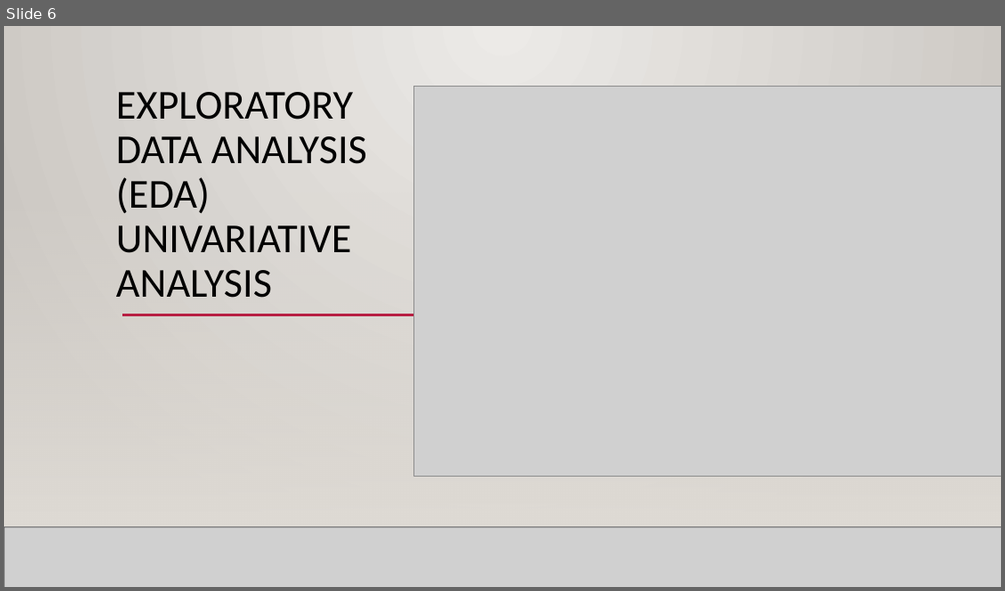
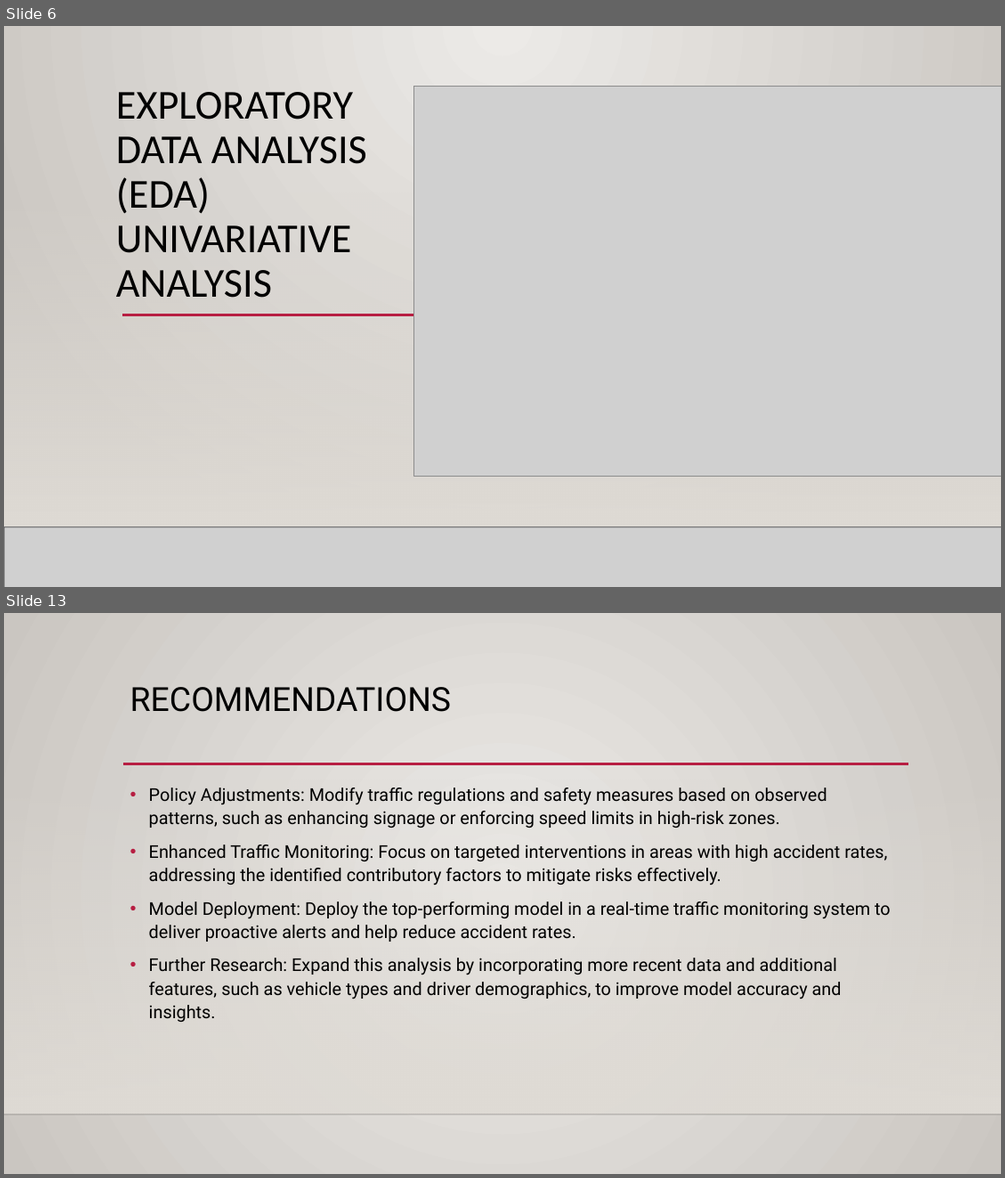
Before and after one commit to djdrjeff/phase3project_KelvinNjenga, a slide deck: Presentation1.pptx. Shown one above the other, each under a label of ours: slide 6 before the commit, slides 6 and 13 after it; the slides between them are not shown. The pictures are 1005x591 and 1005x1178 pixels, drawn with LibreOffice and Linux fonts; fonts in the diff are those of the drawing; grey boxes stand for pictures; background and template pictures are left out. Boxes give left, top, right and bottom in pixels: in the first picture for what was removed or moved away, otherwise in the second. Text is boxed around its words. In the diff, an @@ line names an element or a change of style, - is before the commit and + after.

```diff
--- a/Presentation1.pptx
+++ b/Presentation1.pptx
@@ slide 13 added at [4, 613, 1001, 1174], background gradient #ECEAE7 to #CAC7C1; not listed: 3 template elements that a slide beside it also shows @@
@@ title added at [130, 687, 451, 712], 32 pt, text #000000 @@
+RECOMMENDATIONS
@@ text added at [149, 787, 890, 1022], 17 pt, text #000000 @@
+• Policy Adjustments: Modify traffic regulations and safety measures based on observed patterns, such as enhancing signage or enforcing speed limits in high-risk zones.
+• Enhanced Traffic Monitoring: Focus on targeted interventions in areas with high accident rates, addressing the identified contributory factors to mitigate risks effectively.
+• Model Deployment: Deploy the top-performing model in a real-time traffic monitoring system to deliver proactive alerts and help reduce accident rates.
+• Further Research: Expand this analysis by incorporating more recent data and additional features, such as vehicle types and driver demographics, to improve model accuracy and insights.
```
Also in this commit, not shown: 6 other slides added, 1 other file.
